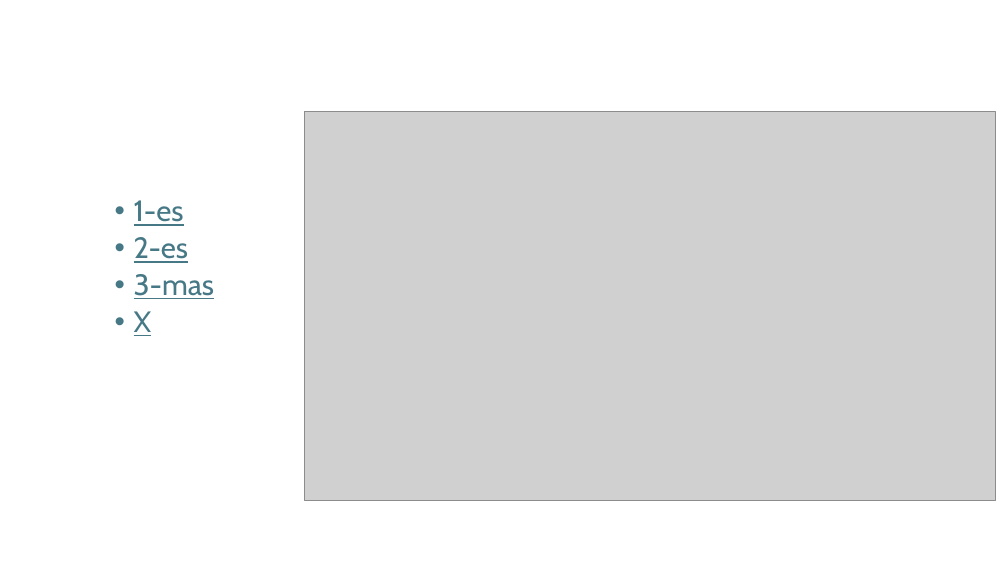
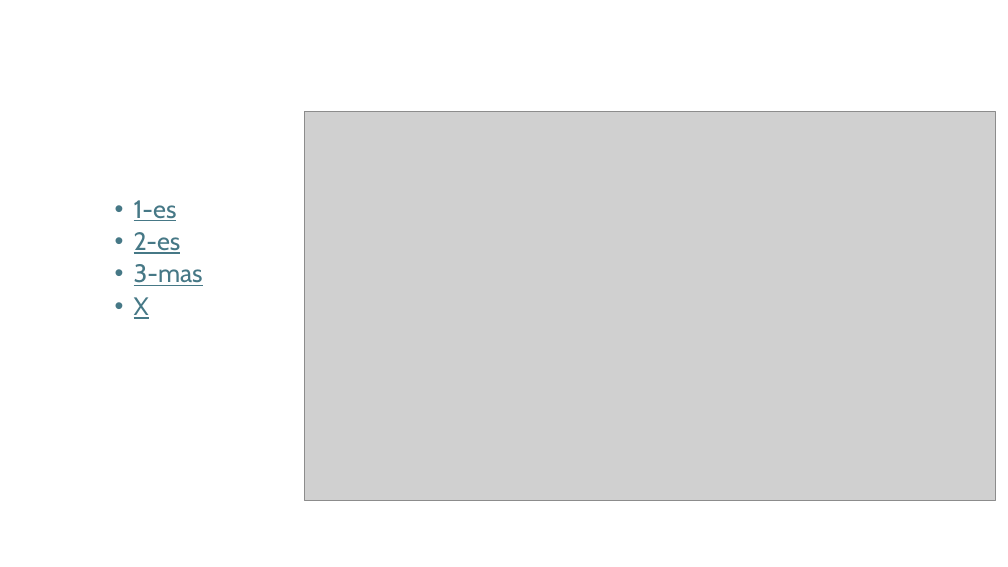
Before and after one commit to KSzabi01/nepesseg2025, a slide deck: slide 2 of nepesseg2025.pptx. Drawn at 1008x567 pixels with LibreOffice and Linux fonts; fonts in the diff are those of the drawing; grey boxes stand for pictures; background and template pictures are left out. Boxes give left, top, right and bottom in pixels: in the first picture for what was removed or moved away, otherwise in the second. Text is boxed around its words. In the diff, an @@ line names an element or a change of style, - is before the commit and + after.

```diff
--- a/nepesseg2025.pptx
+++ b/nepesseg2025.pptx
@@ text at [134, 200, 203, 319]: size 28 to 24 pt in "1-es", "2-es", "3-mas", "X" @@
```
Also in this commit, not shown: 1 other slide changed, 1 slide added.
